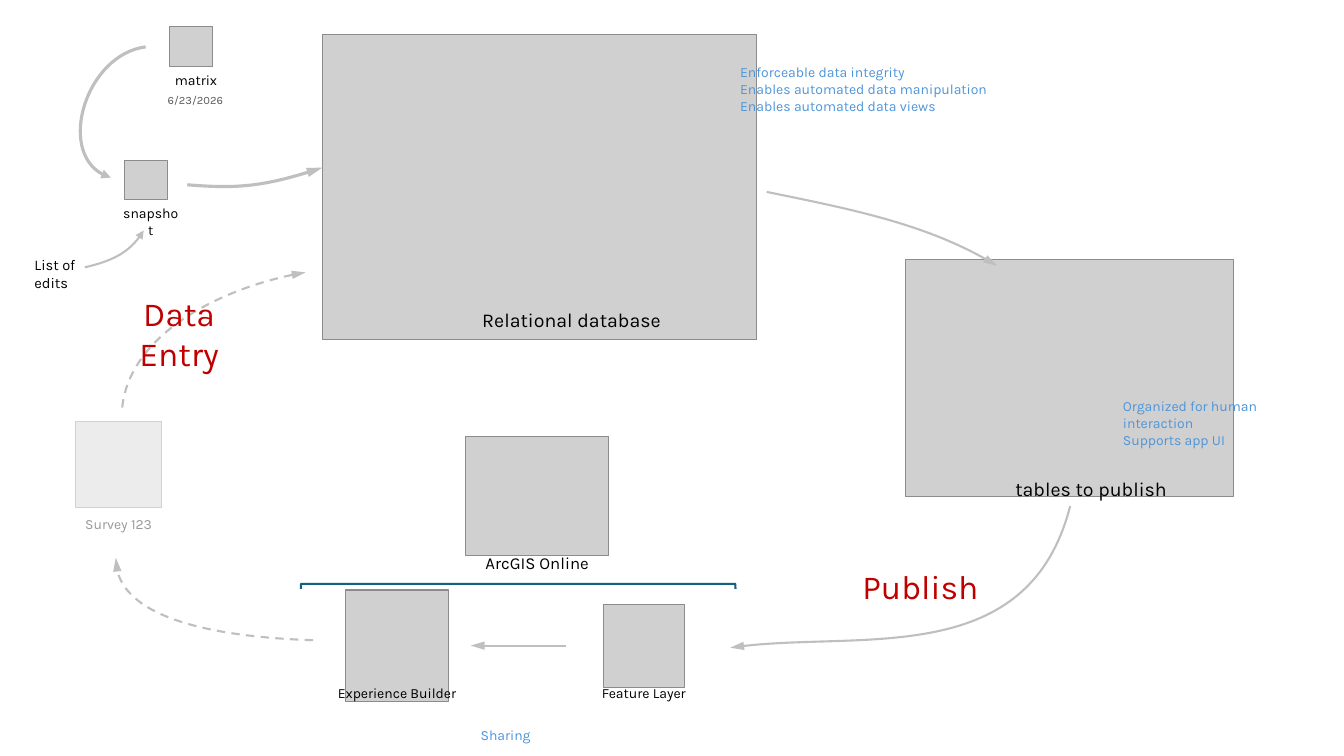
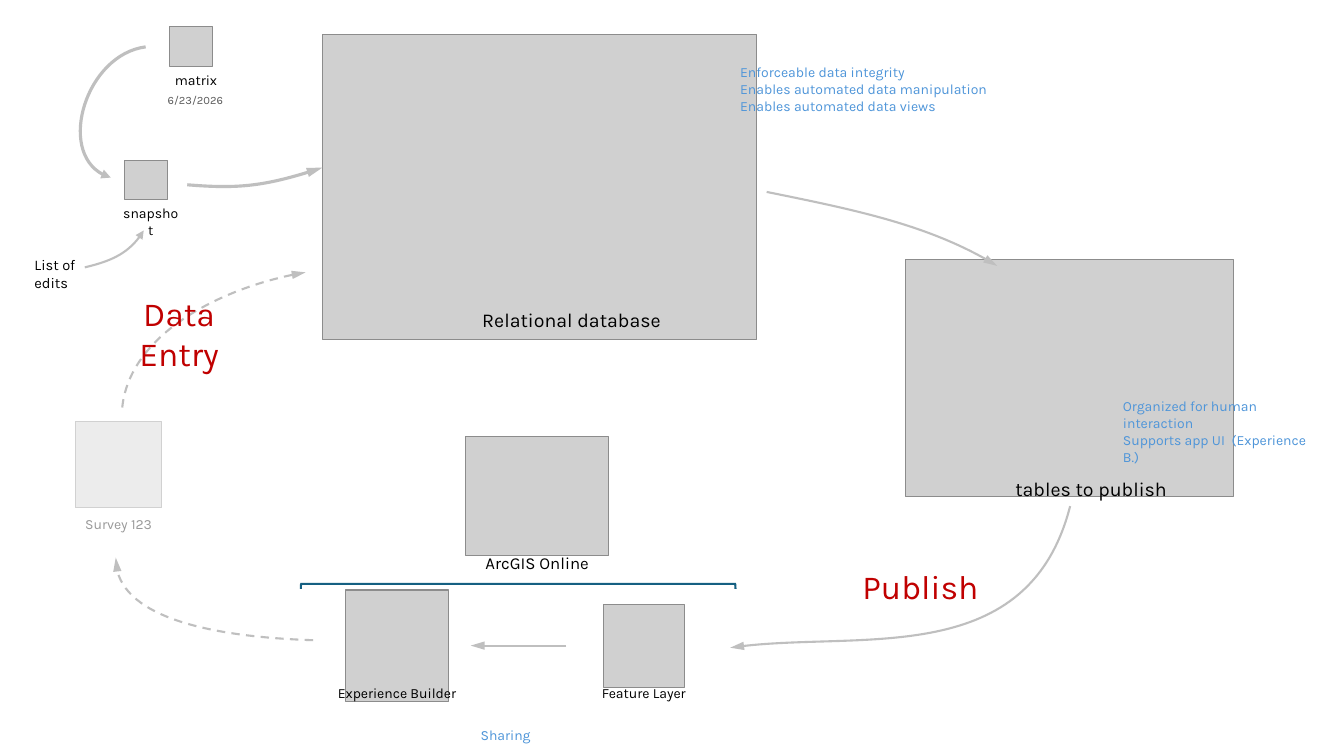
Before and after one commit to WA-Nearshore/seagrass-restoration-processing, a slide deck: slide 10 of docs/seagrass_restoration_storymap_notes.pptx. Drawn at 1344x756 pixels with LibreOffice and Linux fonts; fonts in the diff are those of the drawing; grey boxes stand for pictures. Boxes give left, top, right and bottom in pixels: in the first picture for what was removed or moved away, otherwise in the second. Text is boxed around its words. In the diff, an @@ line names an element or a change of style, - is before the commit and + after.

```diff
--- a/docs/seagrass_restoration_storymap_notes.pptx
+++ b/docs/seagrass_restoration_storymap_notes.pptx
@@ text at [1123,432,1306,463]: text changed @@
-Supports app UI
+Supports app UI (Experience B.)
```
Also in this commit, not shown: 2 other slides changed, 3 slides added, 2 slides removed, 8 other files.
